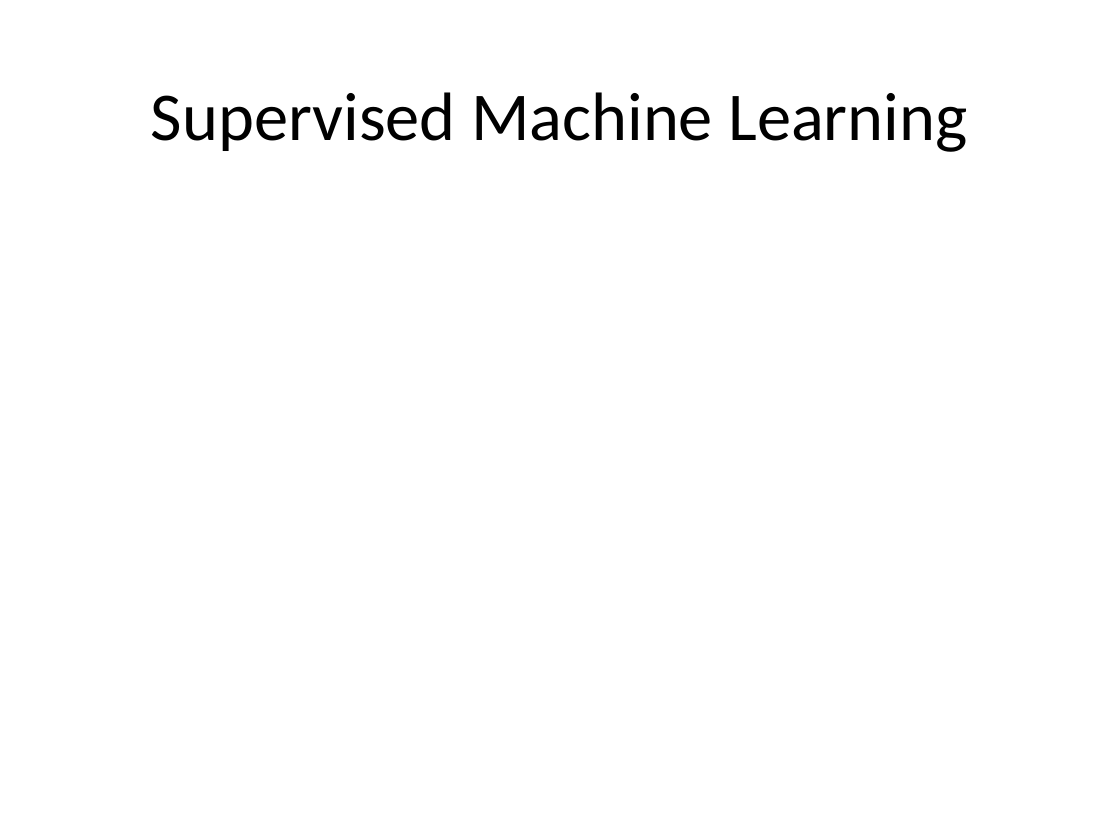
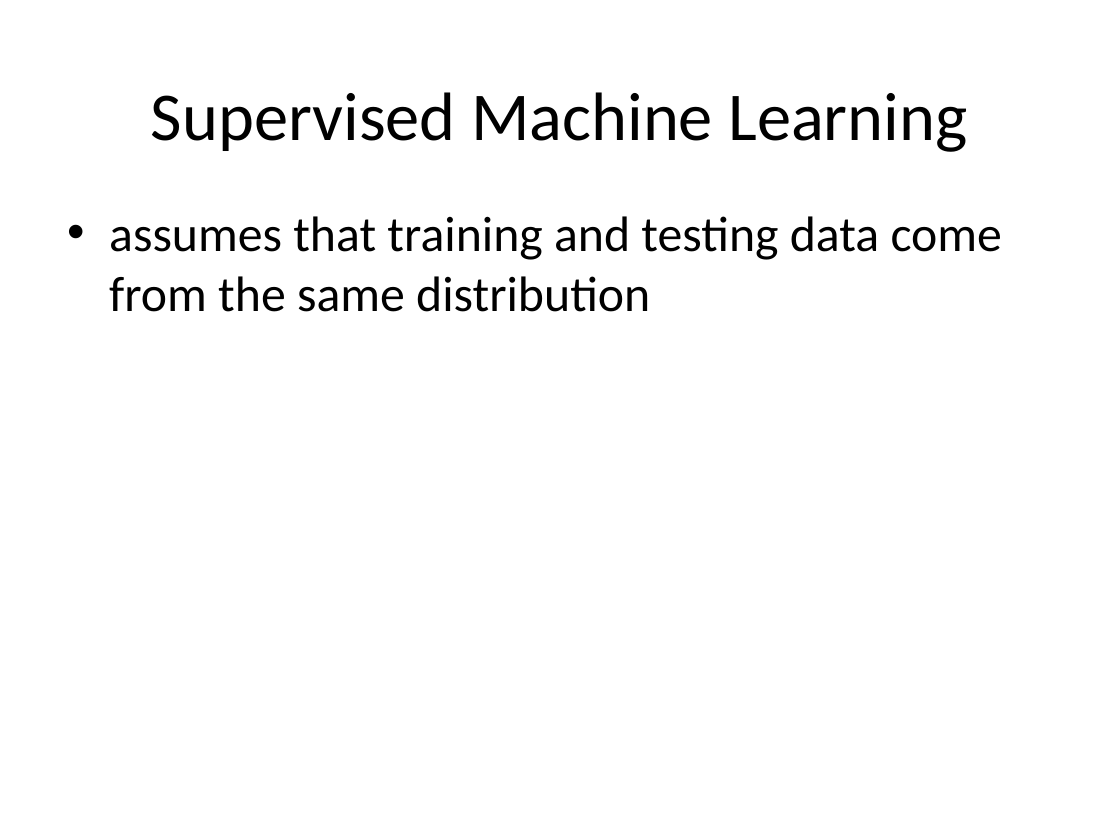
Before and after one commit to Oleksandra28/grad_forum, a slide deck: slide 22 of grad-presentation-sopova 2.pptx (slide 19 before the commit). Drawn at 1120x840 pixels with LibreOffice and Linux fonts; fonts in the diff are those of the drawing; background and template pictures are left out. Boxes give left, top, right and bottom in pixels: in the first picture for what was removed or moved away, otherwise in the second. Text is boxed around its words. In the diff, an @@ line names an element or a change of style, - is before the commit and + after.

```diff
--- a/grad-presentation-sopova 2.pptx
+++ b/grad-presentation-sopova 2.pptx
@@ text added at [109, 216, 1002, 312], 32 pt, text #000000 @@
+• assumes that training and testing data come from the same distribution
```
Also in this commit, not shown: 5 other slides changed, 7 slides added, 2 slides removed, 3 other files.
